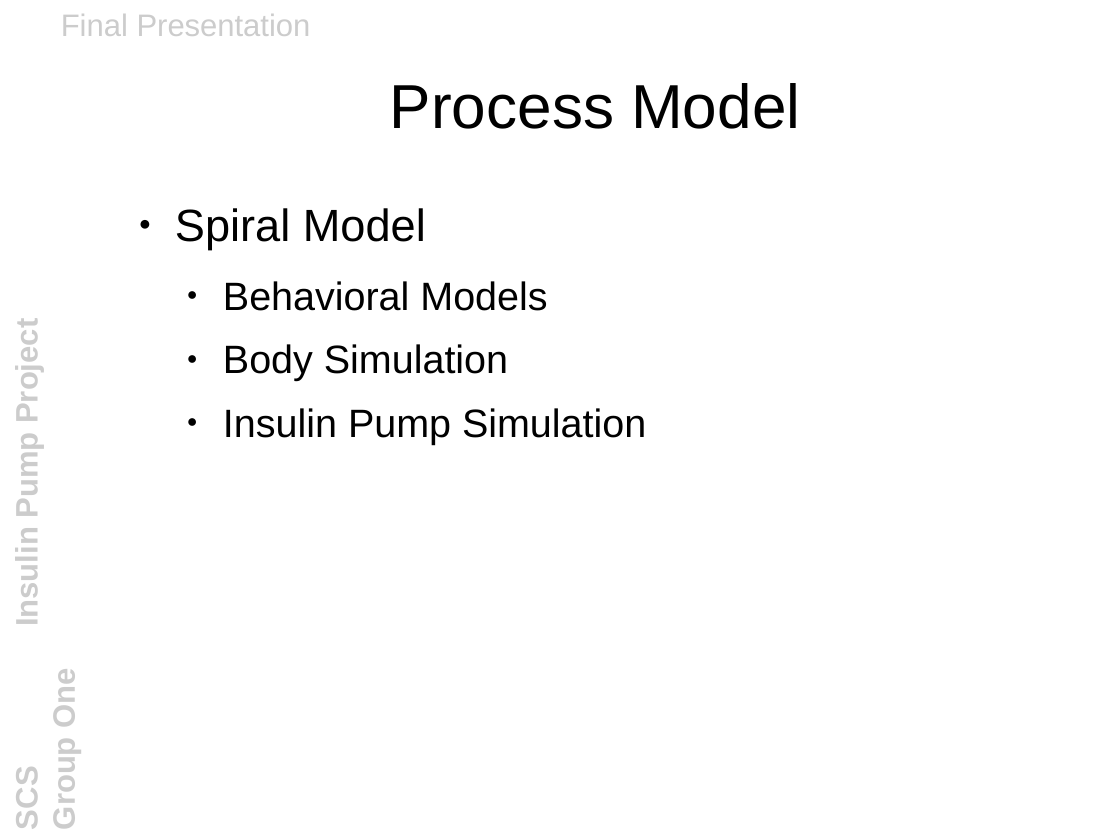
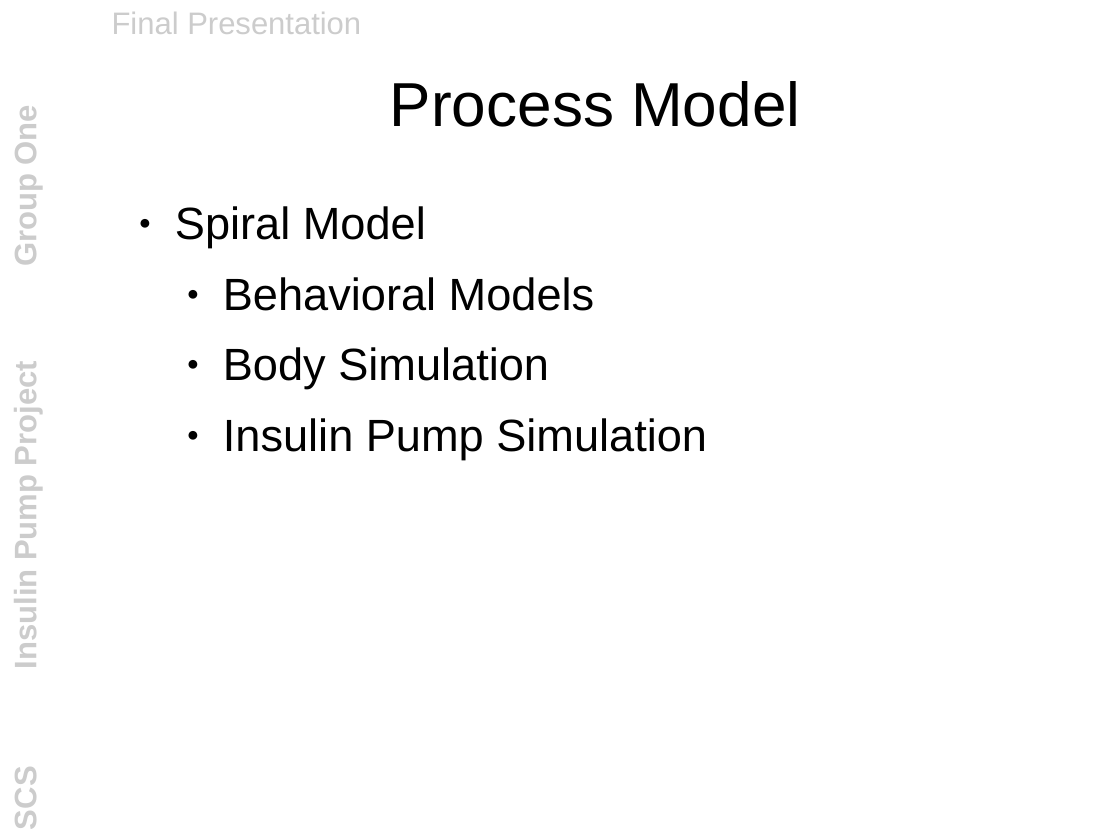
Before and after one commit to tiberkak/hisscs-insulin, a slide deck: slide 4 of documentation/other_files/final_presentation.odp. Drawn at 1120x840 pixels with LibreOffice and Linux fonts; fonts in the diff are those of the drawing; background and template pictures are left out. Boxes give left, top, right and bottom in pixels: in the first picture for what was removed or moved away, otherwise in the second. Text is boxed around its words. In the diff, an @@ line names an element or a change of style, - is before the commit and + after.

```diff
--- a/documentation/other_files/final_presentation.odp
+++ b/documentation/other_files/final_presentation.odp
@@ line spacing 1 to 0.93 in 3 elements at (8,111,43,828), (390,81,800,127), (112,12,361,34) @@
@@ text "Final Presentation": place and size @@
-text "Final Presentation" at (61,14,311,36)
+text "Final Presentation" at (112,12,361,34)
@@ text "Spiral Model" at (175,206,707,459): size 28 to 32 pt in "Behavioral Models", "Body Simulation", "Insulin Pump Simulation"; line spacing 1 to 0.93; more space between paragraphs @@
```
Also in this commit, not shown: 8 other slides changed, 1 slide added.
